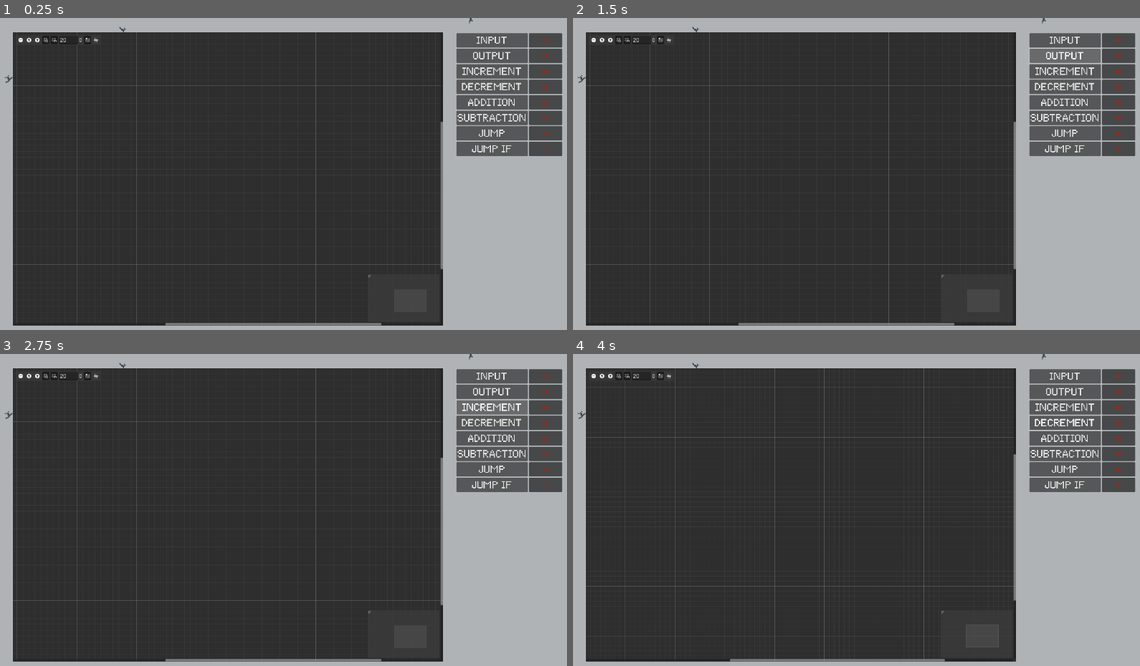
Above: before the commit, frames 1-4 (two rows, left to right).
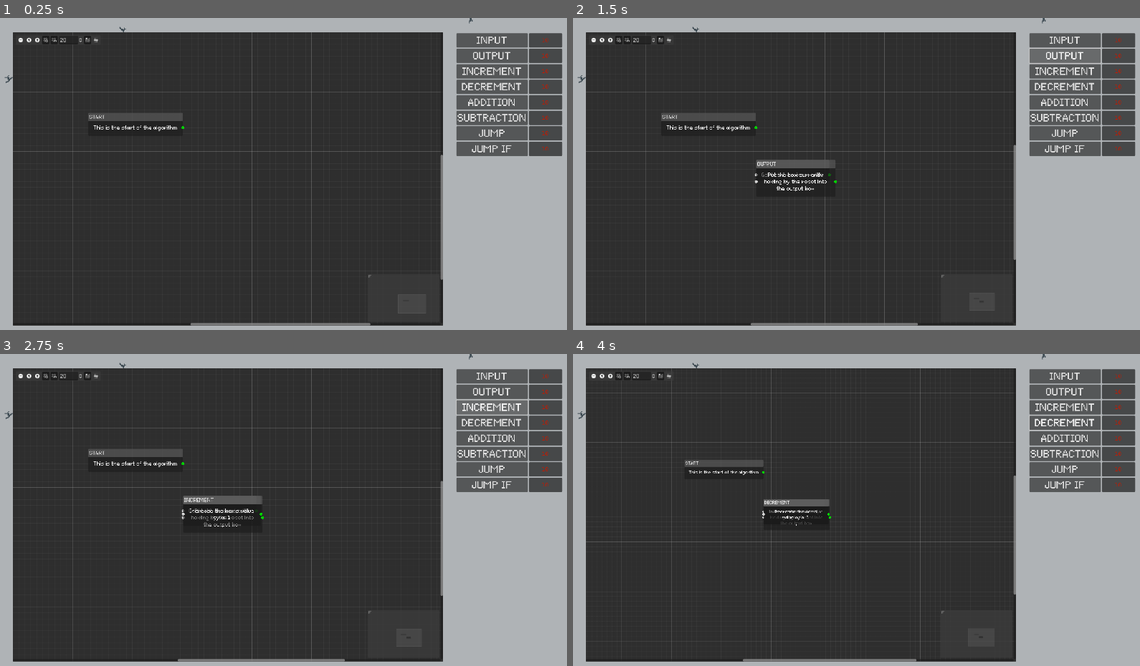
Above: after the commit, the same moments.

Repository: Markdiocre/Card-A-Bot
Game: Godot game, scene res://Main/main.tscn
The game is run twice, just before and just after one commit, with the same random seed, the same clock (stepped at 60 frames per second) and the same inputs.
Inputs (mouse positions are in pixels of both pictures, inside the frame that each line leads up to):
- Up to frame 1 (0.25 s): no input
- Up to frame 2 (1.5 s): click "INPUT" at 0.5 s; click "OUTPUT" at 1.25 s
- Up to frame 3 (2.75 s): click "INCREMENT" at 2 s
- Up to frame 4 (4 s): click "DECREMENT" at 2.75 s; click (595, 375) at 3.5 s

The runs differ from the first frame. In frame 1, 1.9% of the frame differs, in the area x 2-79%, y 4-99%; in frame 2, 2.5%; in frame 3, 2.5%; in frame 4, 2.5%.

Commit message:
Working scriptboard functionalities

Diff:
--- a/Main/scriptboard.tscn
+++ b/Main/scriptboard.tscn
@@ -6,6 +6,7 @@
 [ext_resource type="Script" path="res://scripts/visualboard.gd" id="3_06y3t"]
 [ext_resource type="Script" path="res://scripts/CounterVert.gd" id="3_8erq8"]
 [ext_resource type="Theme" uid="uid://bt5o4ssfgns84" path="res://bases/themes/CounterTheme.tres" id="4_4x5dw"]
+[ext_resource type="PackedScene" uid="uid://cb0fwe7jyox65" path="res://instantiables/GraphNodes/StartGraphNode.tscn" id="8_u6msx"]
 
 [node name="scriptboard" type="Control"]
 layout_mode = 3
@@ -28,8 +29,18 @@
 offset_top = 48.0
 offset_right = 1488.0
 offset_bottom = 1031.0
-scroll_offset = Vector2(-414, -379)
+right_disconnects = true
+panning_scheme = 1
 script = ExtResource("3_06y3t")
+
+[node name="StartGraphNode" parent="visualboard" instance=ExtResource("8_u6msx")]
+layout_mode = 0
+offset_left = 252.0
+offset_top = 270.0
+offset_right = 569.0
+offset_bottom = 347.0
+mouse_filter = 1
+position_offset = Vector2(252, 270)
 
 [node name="Buttons" type="Control" parent="."]
 anchors_preset = 0
@@ -218,4 +229,9 @@
 horizontal_alignment = 1
 vertical_alignment = 1
 
+[connection signal="connection_request" from="visualboard" to="visualboard" method="_on_connection_request"]
+[connection signal="disconnection_request" from="visualboard" to="visualboard" method="_on_disconnection_request"]
 [connection signal="pressed" from="Buttons/BoxContainer/ButtonVert/inp_button" to="visualboard" method="_on_inp_button_pressed"]
+[connection signal="pressed" from="Buttons/BoxContainer/ButtonVert/out__button" to="visualboard" method="_on_out__button_pressed"]
+[connection signal="pressed" from="Buttons/BoxContainer/ButtonVert/inc__button" to="visualboard" method="_on_inc__button_pressed"]
+[connection signal="pressed" from="Buttons/BoxContainer/ButtonVert/dec_button" to="visualboard" method="_on_dec_button_pressed"]
--- /dev/null
+++ b/instantiables/GraphNodes/DecGraphNode.tscn
@@ -0,0 +1,31 @@
+[gd_scene load_steps=2 format=3 uid="uid://6mx6kw866mrp"]
+
+[ext_resource type="Script" path="res://scripts/GraphNodes/DecGraphNode.gd" id="1_xg87j"]
+
+[node name="DecGraphNode" type="GraphNode"]
+offset_right = 261.0
+offset_bottom = 100.0
+title = "DECREMENT"
+show_close = true
+slot/0/left_enabled = false
+slot/0/left_type = 0
+slot/0/left_color = Color(1, 1, 1, 1)
+slot/0/left_icon = null
+slot/0/right_enabled = false
+slot/0/right_type = 0
+slot/0/right_color = Color(1, 1, 1, 1)
+slot/0/right_icon = null
+slot/0/draw_stylebox = true
+script = ExtResource("1_xg87j")
+
+[node name="VBoxContainer" type="VBoxContainer" parent="."]
+layout_mode = 2
+
+[node name="Label" type="Label" parent="VBoxContainer"]
+layout_mode = 2
+text = "Decrease the box's value by a  1"
+horizontal_alignment = 1
+vertical_alignment = 1
+autowrap_mode = 3
+
+[connection signal="close_request" from="." to="." method="_on_close_request"]
--- /dev/null
+++ b/instantiables/GraphNodes/IncGraphNode.tscn
@@ -0,0 +1,31 @@
+[gd_scene load_steps=2 format=3 uid="uid://di3tp3fphwrl7"]
+
+[ext_resource type="Script" path="res://scripts/GraphNodes/IncGraphNode.gd" id="1_2v5op"]
+
+[node name="IncGraphNode" type="GraphNode"]
+offset_right = 261.0
+offset_bottom = 100.0
+title = "INCREMENT"
+show_close = true
+slot/0/left_enabled = false
+slot/0/left_type = 0
+slot/0/left_color = Color(1, 1, 1, 1)
+slot/0/left_icon = null
+slot/0/right_enabled = false
+slot/0/right_type = 0
+slot/0/right_color = Color(1, 1, 1, 1)
+slot/0/right_icon = null
+slot/0/draw_stylebox = true
+script = ExtResource("1_2v5op")
+
+[node name="VBoxContainer" type="VBoxContainer" parent="."]
+layout_mode = 2
+
+[node name="Label" type="Label" parent="VBoxContainer"]
+layout_mode = 2
+text = "Increase the box's value by a  1"
+horizontal_alignment = 1
+vertical_alignment = 1
+autowrap_mode = 3
+
+[connection signal="close_request" from="." to="." method="_on_close_request"]
--- /dev/null
+++ b/instantiables/GraphNodes/InputGraphNode.tscn
@@ -0,0 +1,23 @@
+[gd_scene load_steps=2 format=3 uid="uid://cjvjwcdyhg7sj"]
+
+[ext_resource type="Script" path="res://scripts/GraphNodes/InputGraphNode.gd" id="1_aj7fh"]
+
+[node name="InputGraphNode" type="GraphNode"]
+title = "INPUT"
+show_close = true
+slot/0/left_enabled = false
+slot/0/left_type = 0
+slot/0/left_color = Color(1, 1, 1, 1)
+slot/0/left_icon = null
+slot/0/right_enabled = false
+slot/0/right_type = 0
+slot/0/right_color = Color(1, 1, 1, 1)
+slot/0/right_icon = null
+slot/0/draw_stylebox = true
+script = ExtResource("1_aj7fh")
+
+[node name="Label" type="Label" parent="."]
+layout_mode = 2
+text = "Get box from input table"
+
+[connection signal="close_request" from="." to="." method="_on_close_request"]
--- /dev/null
+++ b/instantiables/GraphNodes/OutputGraphNode.tscn
@@ -0,0 +1,28 @@
+[gd_scene load_steps=2 format=3 uid="uid://busvruowt5he3"]
+
+[ext_resource type="Script" path="res://scripts/GraphNodes/OutputGraphNode.gd" id="1_f0y87"]
+
+[node name="OutputGraphNode" type="GraphNode"]
+offset_right = 266.0
+offset_bottom = 123.0
+title = "OUTPUT"
+show_close = true
+slot/0/left_enabled = false
+slot/0/left_type = 0
+slot/0/left_color = Color(1, 1, 1, 1)
+slot/0/left_icon = null
+slot/0/right_enabled = false
+slot/0/right_type = 0
+slot/0/right_color = Color(1, 1, 1, 1)
+slot/0/right_icon = null
+slot/0/draw_stylebox = true
+script = ExtResource("1_f0y87")
+
+[node name="Label" type="Label" parent="."]
+layout_mode = 2
+text = "Put the box currently holding by the robot into the output box"
+horizontal_alignment = 1
+vertical_alignment = 1
+autowrap_mode = 3
+
+[connection signal="close_request" from="." to="." method="_on_close_request"]
--- /dev/null
+++ b/instantiables/GraphNodes/StartGraphNode.tscn
@@ -0,0 +1,20 @@
+[gd_scene load_steps=2 format=3 uid="uid://cb0fwe7jyox65"]
+
+[ext_resource type="Script" path="res://scripts/GraphNodes/StartGraphNode.gd" id="1_v1yy0"]
+
+[node name="StartGraphNode" type="GraphNode"]
+title = "START"
+slot/0/left_enabled = false
+slot/0/left_type = 0
+slot/0/left_color = Color(1, 1, 1, 1)
+slot/0/left_icon = null
+slot/0/right_enabled = false
+slot/0/right_type = 0
+slot/0/right_color = Color(1, 1, 1, 1)
+slot/0/right_icon = null
+slot/0/draw_stylebox = true
+script = ExtResource("1_v1yy0")
+
+[node name="Label" type="Label" parent="."]
+layout_mode = 2
+text = "This is the start of the algorithm"
--- /dev/null
+++ b/scripts/GraphNodes/DecGraphNode.gd
@@ -0,0 +1,19 @@
+extends GraphNode
+
+
+# Called when the node enters the scene tree for the first time.
+func _ready():
+	set_slot(0,true,0,Color(Color.WHITE),true,0,Color(Color.GREEN))
+
+
+# Called every frame. 'delta' is the elapsed time since the previous frame.
+func _process(delta):
+	pass
+
+
+func _on_close_request():
+	#Remove previous connections before deleting
+	for node in get_parent().get_connection_list():
+		if node.to == name or node.from == name:
+			get_parent().disconnect_node(node.from, node.from_port,node.to,node.to_port)
+	queue_free()
--- /dev/null
+++ b/scripts/GraphNodes/IncGraphNode.gd
@@ -0,0 +1,19 @@
+extends GraphNode
+
+
+# Called when the node enters the scene tree for the first time.
+func _ready():
+	set_slot(0,true,0,Color(Color.WHITE),true,0,Color(Color.GREEN))
+
+
+# Called every frame. 'delta' is the elapsed time since the previous frame.
+func _process(delta):
+	pass
+
+
+func _on_close_request():
+	#Remove previous connections before deleting
+	for node in get_parent().get_connection_list():
+		if node.to == name or node.from == name:
+			get_parent().disconnect_node(node.from, node.from_port,node.to,node.to_port)
+	queue_free()
--- /dev/null
+++ b/scripts/GraphNodes/InputGraphNode.gd
@@ -0,0 +1,19 @@
+extends GraphNode
+
+
+# Called when the node enters the scene tree for the first time.
+func _ready():
+	set_slot(0,true,0,Color(Color.WHITE),true,0,Color(Color.GREEN))
+
+
+# Called every frame. 'delta' is the elapsed time since the previous frame.
+func _process(delta):
+	pass
+
+
+func _on_close_request():
+	#Remove previous connections before deleting
+	for node in get_parent().get_connection_list():
+		if node.to == name or node.from == name:
+			get_parent().disconnect_node(node.from, node.from_port,node.to,node.to_port)
+	queue_free()
--- /dev/null
+++ b/scripts/GraphNodes/OutputGraphNode.gd
@@ -0,0 +1,18 @@
+extends GraphNode
+
+
+# Called when the node enters the scene tree for the first time.
+func _ready():
+	set_slot(0,true,0,Color(Color.WHITE),true,0,Color(Color.GREEN))
+
+
+# Called every frame. 'delta' is the elapsed time since the previous frame.
+func _process(delta):
+	pass
+
+
+func _on_close_request():
+	for node in get_parent().get_connection_list():
+		if node.to == name or node.from == name:
+			get_parent().disconnect_node(node.from, node.from_port,node.to,node.to_port)
+	queue_free()
--- /dev/null
+++ b/scripts/GraphNodes/StartGraphNode.gd
@@ -0,0 +1,11 @@
+extends GraphNode
+
+
+# Called when the node enters the scene tree for the first time.
+func _ready():
+	set_slot(0,false,0,Color(Color.WHITE),true,0,Color(Color.GREEN))
+
+
+# Called every frame. 'delta' is the elapsed time since the previous frame.
+func _process(delta):
+	pass
--- a/scripts/scriptboard.gd
+++ b/scripts/scriptboard.gd
@@ -2,10 +2,13 @@
 
 @onready var button_vert = $Buttons/BoxContainer/ButtonVert
 @onready var counter_vert = $Buttons/BoxContainer/CounterVert
+@onready var visualboard = $visualboard
+
+
 
 # Called when the node enters the scene tree for the first time.
 func _ready():
-	pass # Replace with function body.
+	pass
 
 
 # Called every frame. 'delta' is the elapsed time since the previous frame.
--- a/scripts/visualboard.gd
+++ b/scripts/visualboard.gd
@@ -1,15 +1,57 @@
 extends GraphEdit
 
+var inp = preload("res://instantiables/GraphNodes/InputGraphNode.tscn")
+var out = preload("res://instantiables/GraphNodes/OutputGraphNode.tscn")
+var inc = preload("res://instantiables/GraphNodes/IncGraphNode.tscn")
+var dec = preload("res://instantiables/GraphNodes/DecGraphNode.tscn")
 
-# Called when the node enters the scene tree for the first time.
-func _ready():
-	pass # Replace with function body.
+func summon(type: String):
+	var temp
+	match type:
+		"inp":
+			temp = inp.instantiate()
+		"out":
+			temp = out.instantiate()
+		"inc":
+			temp = inc.instantiate()
+		"dec":
+			temp = dec.instantiate()
+	temp.position_offset = Vector2(570, 428)
+	add_child(temp)
+
+func _on_inp_button_pressed():
+	summon("inp")
+
+func _on_connection_request(from_node, from_port, to_node, to_port):
+	#should not connect by itself
+	if from_node == to_node:
+		return
+
+	for node in get_connection_list():
+		#Should only accept one input
+		if node.to == to_node and node.to_port == to_port:
+			return
+
+		# Should update line if it is already connected to an input
+		if node.from == from_node:
+			disconnect_node(node.from, node.from_port,node.to,node.to_port)
 
 
-# Called every frame. 'delta' is the elapsed time since the previous frame.
-func _process(delta):
-	pass
+	connect_node(from_node,from_port,to_node,to_port)
 
 
-func _on_inp_button_pressed():
-	print("inp is pressed!")
+
+func _on_out__button_pressed():
+	summon("out")
+
+
+func _on_disconnection_request(from_node, from_port, to_node, to_port):
+	disconnect_node(from_node,from_port,to_node,to_port)
+
+
+func _on_inc__button_pressed():
+	summon("inc")
+
+
+func _on_dec_button_pressed():
+	summon("dec")
Not shown: 1 places in Main/scriptboard.tscn that only renumber resources
